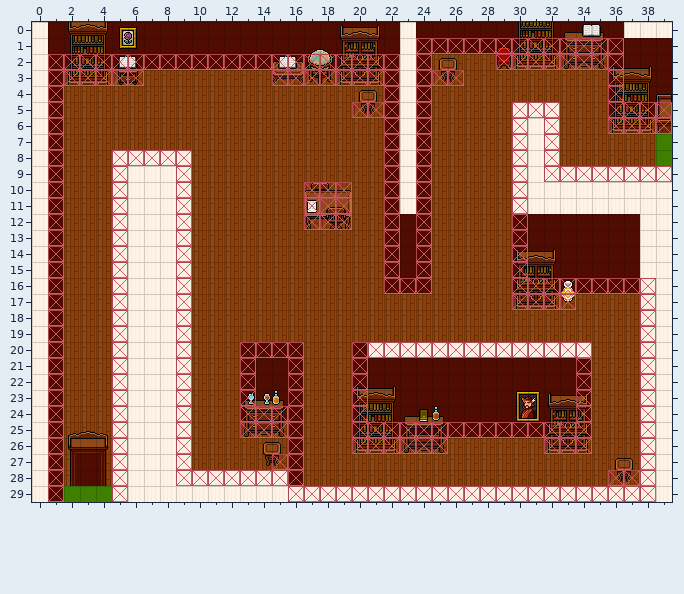
Level history. Tiled map: assets/maps/libraryfloor2.tmx. Above is the file before it was changed.
Cells are 16x16 px. Shown: x 0..39, y 0..29.
After:
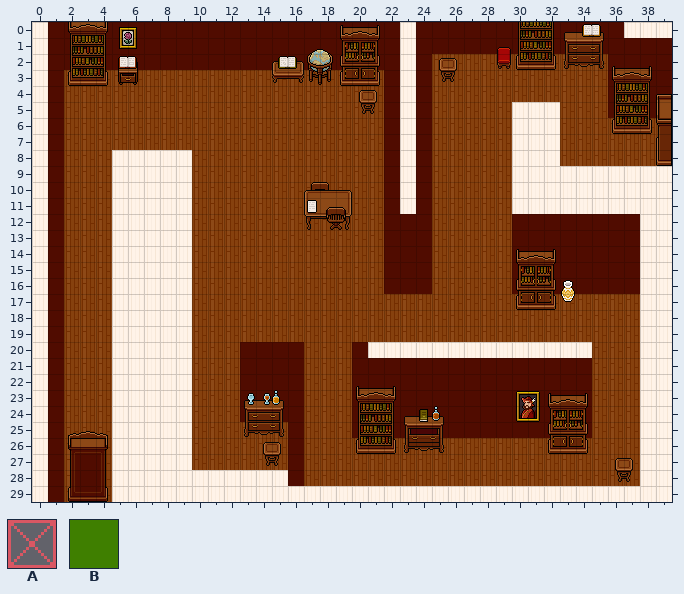
Key: from "collisionBox": A 0; from "exitBox": B 4.
_ is an empty cell.
Tiles replaced or removed in this view: A, B.
The exact change:
Changed rows in their new state; . is an unchanged cell.
Layer "Collision" (now hidden):
first column x 1:
 1 ......................._____________...
 2 ______________________._....________...
 3 ______........________.___........._...
 4 _...................._._..........._...
 5 _..................___._.....___...____
 6 _...................._._....._._...____
 7 _...................._._....._._.......
 8 _..._____............_._....._._.......
 9 _..._..._............_._....._.________
10 _..._..._.......___.._._....._.........
11 _..._..._.......___.._._....._.........
12 _..._..._.......___.._._....._.........
13 _..._..._............_._....._.........
14 _..._..._............_._....._.........
15 _..._..._............_._....._.........
16 _..._..._............___....._________.
17 _..._..._....................____...._.
18 _..._..._............................_.
19 _..._..._............................_.
20 _..._..._...____..._______________..._.
21 _..._..._..._.._..._............._..._.
22 _..._..._..._.._..._............._..._.
23 _..._..._..._.._..._............._..._.
24 _..._..._...____..._............._..._.
25 _..._..._...____..._______________..._.
26 _..._..._......_...______......___..._.
27 _..._..._.....__....................._.
28 _..._...________...................___.
29 _..._.........._______________________.
Layer "ExitForward" (now hidden):
first column x 2:
29 ___
Layer "ExitBack" (now hidden):
first column x 39:
 7 _
 8 _
